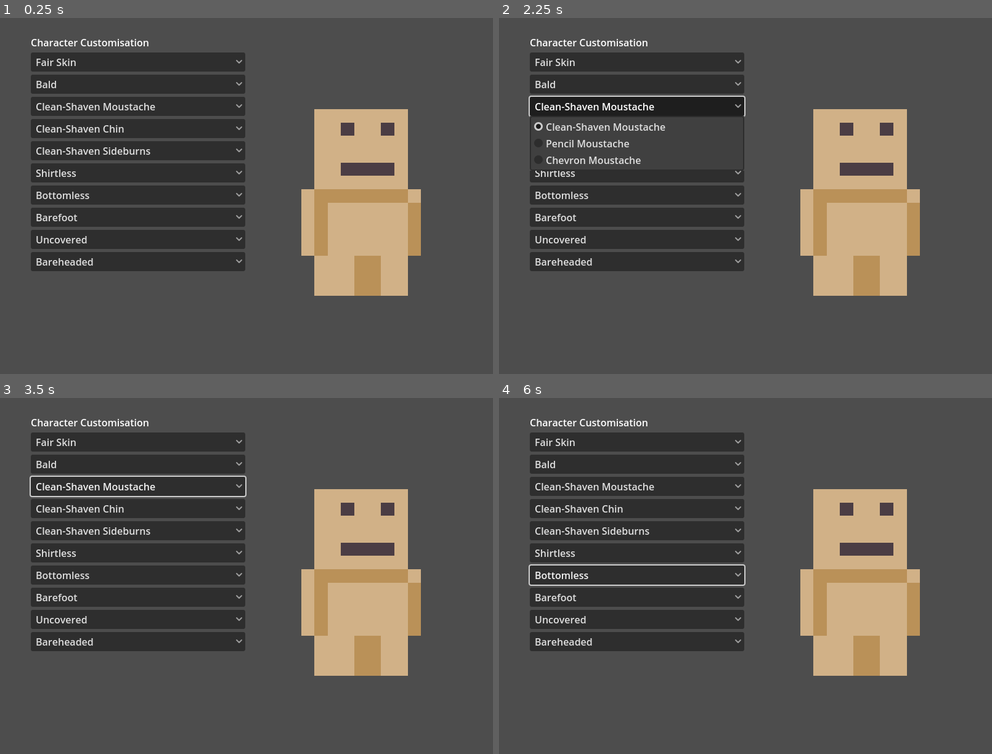
Above: before the commit, frames 1-4 (two rows, left to right).
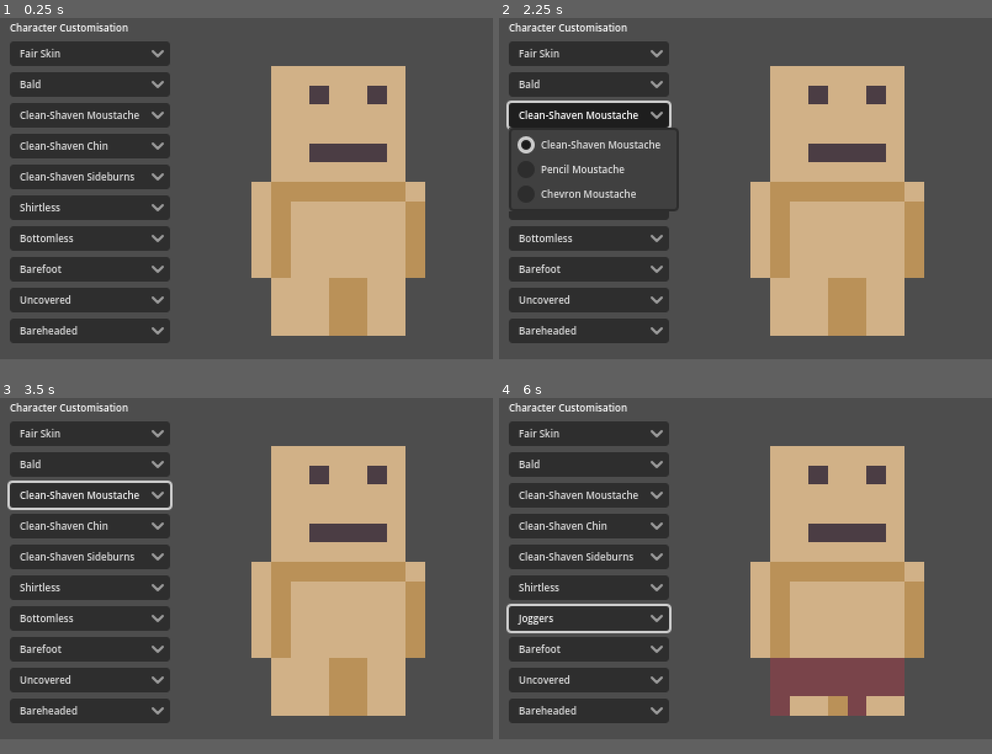
Above: after the commit, the same moments.

Repository: guilhermenevesxyz/project-king
Game: Godot game, scene res://scenes/character_customisation.tscn
Two runs of this game, one before a commit and one after it. Both use one fixed random seed, a clock stepped at 60 frames per second and the inputs below.
Inputs:
- Up to frame 1 (0.25 s): no input
- Up to frame 2 (2.25 s): click "Fair Skin" at 0.5 s; click "Bald" at 1.25 s; click "Clean-Shaven Moustache" at 2 s
- Up to frame 3 (3.5 s): click "Clean-Shaven Chin" at 2.75 s
- Up to frame 4 (6 s): click "Clean-Shaven Sideburns" at 3.5 s; click "Shirtless" at 4.25 s; click "Bottomless" at 5 s; click "Barefoot" at 5.75 s
In our replay, the window is 800x600 before the commit and 800x576 after it. These sizes can differ from the game's own. Grey fills any space a smaller window leaves; there, only what the larger window draws over its background counts as a difference.

The runs differ from the first frame. In frame 1, 38% of the frame differs, in the area x 2-87%, y 1-92%; in frame 2, 35%; in frame 3, 38%; in frame 4, 39%, in the area x 1-87%, y 1-92%.

Commit message:
UI viewport adaptation

Diff:
--- a/project.godot
+++ b/project.godot
@@ -17,8 +17,10 @@
 
 [display]
 
-window/size/viewport_width=800
-window/size/viewport_height=600
+window/size/viewport_width=400
+window/size/viewport_height=288
+window/stretch/mode="viewport"
+window/stretch/aspect="expand"
 
 [rendering]
 
--- a/scenes/character_customisation.tscn
+++ b/scenes/character_customisation.tscn
@@ -1,34 +1,52 @@
-[gd_scene load_steps=3 format=3 uid="uid://n8f3s00a1x6f"]
+[gd_scene load_steps=5 format=3 uid="uid://n8f3s00a1x6f"]
 
 [ext_resource type="Texture2D" uid="uid://cgu3q3udjivl5" path="res://sprites/character/character_base_white.png" id="1_pgg6m"]
-[ext_resource type="Script" path="res://scenes/CharacterCustomisation.gd" id="1_u1lub"]
-
-[node name="Control" type="Control"]
+[ext_resource type="Script" path="res://scripts/CharacterCustomisation.gd" id="1_x1457"]
+[ext_resource type="Script" path="res://scripts/CustomisationCenteredMarginContainer.gd" id="2_eiqtp"]
+
+[sub_resource type="Theme" id="Theme_2cgc7"]
+Button/font_sizes/font_size = 8
+Label/font_sizes/font_size = 8
+PopupMenu/font_sizes/font_separator_size = 8
+PopupMenu/font_sizes/font_size = 8
+
+[node name="Node2D" type="Node2D"]
+
+[node name="Control" type="Control" parent="."]
 layout_mode = 3
 anchors_preset = 0
-script = ExtResource("1_u1lub")
-
-[node name="MarginContainer" type="MarginContainer" parent="."]
-offset_right = 800.0
-offset_bottom = 600.0
-theme_override_constants/margin_left = 50
-theme_override_constants/margin_top = 50
-theme_override_constants/margin_right = 50
-theme_override_constants/margin_bottom = 50
-
-[node name="HBoxContainer" type="HBoxContainer" parent="MarginContainer"]
-layout_mode = 2
-
-[node name="VBoxContainer" type="VBoxContainer" parent="MarginContainer/HBoxContainer"]
-layout_mode = 2
-size_flags_horizontal = 3
+offset_right = 40.0
+offset_bottom = 40.0
+theme = SubResource("Theme_2cgc7")
+script = ExtResource("1_x1457")
+
+[node name="MarginContainer" type="MarginContainer" parent="Control"]
+layout_mode = 0
+offset_right = 400.0
+offset_bottom = 288.0
+size_flags_horizontal = 3
+size_flags_vertical = 3
+theme_override_constants/margin_left = 8
+theme_override_constants/margin_top = 8
+theme_override_constants/margin_right = 8
+theme_override_constants/margin_bottom = 8
+script = ExtResource("2_eiqtp")
+
+[node name="HBoxContainer" type="HBoxContainer" parent="Control/MarginContainer"]
+layout_mode = 2
+alignment = 1
+
+[node name="VBoxContainer" type="VBoxContainer" parent="Control/MarginContainer/HBoxContainer"]
+layout_mode = 2
+size_flags_horizontal = 4
+size_flags_vertical = 4
 theme_override_constants/separation = 5
 
-[node name="Label" type="Label" parent="MarginContainer/HBoxContainer/VBoxContainer"]
+[node name="Label" type="Label" parent="Control/MarginContainer/HBoxContainer/VBoxContainer"]
 layout_mode = 2
 text = "Character Customisation"
 
-[node name="Skin" type="OptionButton" parent="MarginContainer/HBoxContainer/VBoxContainer"]
+[node name="Skin" type="OptionButton" parent="Control/MarginContainer/HBoxContainer/VBoxContainer"]
 layout_mode = 2
 item_count = 2
 selected = 0
@@ -37,7 +55,7 @@
 popup/item_1/text = "Dark Skin"
 popup/item_1/id = 1
 
-[node name="Hair" type="OptionButton" parent="MarginContainer/HBoxContainer/VBoxContainer"]
+[node name="Hair" type="OptionButton" parent="Control/MarginContainer/HBoxContainer/VBoxContainer"]
 layout_mode = 2
 item_count = 5
 selected = 0
@@ -52,7 +70,7 @@
 popup/item_4/text = "Long Hair"
 popup/item_4/id = 4
 
-[node name="Moustache" type="OptionButton" parent="MarginContainer/HBoxContainer/VBoxContainer"]
+[node name="Moustache" type="OptionButton" parent="Control/MarginContainer/HBoxContainer/VBoxContainer"]
 layout_mode = 2
 item_count = 3
 selected = 0
@@ -63,7 +81,7 @@
 popup/item_2/text = "Chevron Moustache"
 popup/item_2/id = 2
 
-[node name="Chin" type="OptionButton" parent="MarginContainer/HBoxContainer/VBoxContainer"]
+[node name="Chin" type="OptionButton" parent="Control/MarginContainer/HBoxContainer/VBoxContainer"]
 layout_mode = 2
 item_count = 4
 selected = 0
@@ -76,7 +94,7 @@
 popup/item_3/text = "Chin Puff"
 popup/item_3/id = 3
 
-[node name="Sideburns" type="OptionButton" parent="MarginContainer/HBoxContainer/VBoxContainer"]
+[node name="Sideburns" type="OptionButton" parent="Control/MarginContainer/HBoxContainer/VBoxContainer"]
 layout_mode = 2
 item_count = 3
 selected = 0
@@ -87,7 +105,7 @@
 popup/item_2/text = "Mutton Chops"
 popup/item_2/id = 2
 
-[node name="Shirt" type="OptionButton" parent="MarginContainer/HBoxContainer/VBoxContainer"]
+[node name="Shirt" type="OptionButton" parent="Control/MarginContainer/HBoxContainer/VBoxContainer"]
 layout_mode = 2
 item_count = 4
 selected = 0
@@ -100,7 +118,7 @@
 popup/item_3/text = "Crop Top"
 popup/item_3/id = 3
 
-[node name="Trousers" type="OptionButton" parent="MarginContainer/HBoxContainer/VBoxContainer"]
+[node name="Trousers" type="OptionButton" parent="Control/MarginContainer/HBoxContainer/VBoxContainer"]
 layout_mode = 2
 item_count = 7
 selected = 0
@@ -119,7 +137,7 @@
 popup/item_6/text = "Denim Shorts"
 popup/item_6/id = 6
 
-[node name="Shoes" type="OptionButton" parent="MarginContainer/HBoxContainer/VBoxContainer"]
+[node name="Shoes" type="OptionButton" parent="Control/MarginContainer/HBoxContainer/VBoxContainer"]
 layout_mode = 2
 item_count = 3
 selected = 0
@@ -130,7 +148,7 @@
 popup/item_2/text = "Oxford Shoes"
 popup/item_2/id = 2
 
-[node name="Outerwear" type="OptionButton" parent="MarginContainer/HBoxContainer/VBoxContainer"]
+[node name="Outerwear" type="OptionButton" parent="Control/MarginContainer/HBoxContainer/VBoxContainer"]
 layout_mode = 2
 item_count = 7
 selected = 0
@@ -149,7 +167,7 @@
 popup/item_6/text = "Vest"
 popup/item_6/id = 6
 
-[node name="Hat" type="OptionButton" parent="MarginContainer/HBoxContainer/VBoxContainer"]
+[node name="Hat" type="OptionButton" parent="Control/MarginContainer/HBoxContainer/VBoxContainer"]
 layout_mode = 2
 item_count = 7
 selected = 0
@@ -168,79 +186,71 @@
 popup/item_6/text = "Straw Hat"
 popup/item_6/id = 6
 
-[node name="Character" type="Control" parent="MarginContainer/HBoxContainer"]
-layout_mode = 2
-size_flags_horizontal = 3
-
-[node name="Body" type="TextureRect" parent="MarginContainer/HBoxContainer/Character"]
-layout_mode = 0
-offset_right = 346.0
-offset_bottom = 500.0
+[node name="Character" type="MarginContainer" parent="Control/MarginContainer/HBoxContainer"]
+layout_mode = 2
+size_flags_horizontal = 3
+
+[node name="Body" type="TextureRect" parent="Control/MarginContainer/HBoxContainer/Character"]
+layout_mode = 2
 size_flags_horizontal = 3
 texture = ExtResource("1_pgg6m")
 stretch_mode = 5
 
-[node name="Shirt" type="TextureRect" parent="MarginContainer/HBoxContainer/Character"]
-offset_right = 346.0
-offset_bottom = 500.0
-size_flags_horizontal = 3
-stretch_mode = 5
-
-[node name="Trousers" type="TextureRect" parent="MarginContainer/HBoxContainer/Character"]
-offset_right = 346.0
-offset_bottom = 500.0
-size_flags_horizontal = 3
-stretch_mode = 5
-
-[node name="Outerwear" type="TextureRect" parent="MarginContainer/HBoxContainer/Character"]
-offset_right = 346.0
-offset_bottom = 500.0
-size_flags_horizontal = 3
-stretch_mode = 5
-
-[node name="Shoes" type="TextureRect" parent="MarginContainer/HBoxContainer/Character"]
-offset_right = 346.0
-offset_bottom = 500.0
-size_flags_horizontal = 3
-stretch_mode = 5
-
-[node name="Hair" type="TextureRect" parent="MarginContainer/HBoxContainer/Character"]
-offset_right = 346.0
-offset_bottom = 500.0
-size_flags_horizontal = 3
-stretch_mode = 5
-
-[node name="Hat" type="TextureRect" parent="MarginContainer/HBoxContainer/Character"]
-offset_right = 346.0
-offset_bottom = 500.0
-size_flags_horizontal = 3
-stretch_mode = 5
-
-[node name="Moustache" type="TextureRect" parent="MarginContainer/HBoxContainer/Character"]
-offset_right = 346.0
-offset_bottom = 500.0
-size_flags_horizontal = 3
-stretch_mode = 5
-
-[node name="Chin" type="TextureRect" parent="MarginContainer/HBoxContainer/Character"]
-offset_right = 346.0
-offset_bottom = 500.0
-size_flags_horizontal = 3
-stretch_mode = 5
-
-[node name="Sideburns" type="TextureRect" parent="MarginContainer/HBoxContainer/Character"]
-offset_right = 346.0
-offset_bottom = 500.0
-size_flags_horizontal = 3
-stretch_mode = 5
-
-[connection signal="item_selected" from="MarginContainer/HBoxContainer/VBoxContainer/Skin" to="." method="_on_skin_item_selected"]
-[connection signal="item_selected" from="MarginContainer/HBoxContainer/VBoxContainer/Hair" to="." method="_on_hair_item_selected"]
-[connection signal="item_selected" from="MarginContainer/HBoxContainer/VBoxContainer/Moustache" to="." method="_on_moustache_item_selected"]
-[connection signal="item_selected" from="MarginContainer/HBoxContainer/VBoxContainer/Chin" to="." method="_on_chin_item_selected"]
-[connection signal="item_selected" from="MarginContainer/HBoxContainer/VBoxContainer/Sideburns" to="." method="_on_sideburns_item_selected"]
-[connection signal="item_selected" from="MarginContainer/HBoxContainer/VBoxContainer/Shirt" to="." method="_on_shirt_item_selected"]
-[connection signal="item_selected" from="MarginContainer/HBoxContainer/VBoxContainer/Trousers" to="." method="_on_trousers_item_selected"]
-[connection signal="item_selected" from="MarginContainer/HBoxContainer/VBoxContainer/Shoes" to="." method="_on_shoes_item_selected"]
-[connection signal="item_selected" from="MarginContainer/HBoxContainer/VBoxContainer/Outerwear" to="." method="_on_outerwear_item_selected"]
-[connection signal="item_selected" from="MarginContainer/HBoxContainer/VBoxContainer/Hat" to="." method="_on_hat_item_selected"]
+[node name="Shirt" type="TextureRect" parent="Control/MarginContainer/HBoxContainer/Character"]
+layout_mode = 2
+size_flags_horizontal = 3
+stretch_mode = 5
+
+[node name="Trousers" type="TextureRect" parent="Control/MarginContainer/HBoxContainer/Character"]
+layout_mode = 2
+size_flags_horizontal = 3
+stretch_mode = 5
+
+[node name="Outerwear" type="TextureRect" parent="Control/MarginContainer/HBoxContainer/Character"]
+layout_mode = 2
+size_flags_horizontal = 3
+stretch_mode = 5
+
+[node name="Shoes" type="TextureRect" parent="Control/MarginContainer/HBoxContainer/Character"]
+layout_mode = 2
+size_flags_horizontal = 3
+stretch_mode = 5
+
+[node name="Hair" type="TextureRect" parent="Control/MarginContainer/HBoxContainer/Character"]
+layout_mode = 2
+size_flags_horizontal = 3
+stretch_mode = 5
+
+[node name="Hat" type="TextureRect" parent="Control/MarginContainer/HBoxContainer/Character"]
+layout_mode = 2
+size_flags_horizontal = 3
+stretch_mode = 5
+
+[node name="Moustache" type="TextureRect" parent="Control/MarginContainer/HBoxContainer/Character"]
+layout_mode = 2
+size_flags_horizontal = 3
+stretch_mode = 5
+
+[node name="Chin" type="TextureRect" parent="Control/MarginContainer/HBoxContainer/Character"]
+layout_mode = 2
+size_flags_horizontal = 3
+stretch_mode = 5
+
+[node name="Sideburns" type="TextureRect" parent="Control/MarginContainer/HBoxContainer/Character"]
+layout_mode = 2
+size_flags_horizontal = 3
+stretch_mode = 5
+
+[node name="Camera2D" type="Camera2D" parent="."]
+anchor_mode = 0
+
+[connection signal="item_selected" from="Control/MarginContainer/HBoxContainer/VBoxContainer/Skin" to="Control" method="_on_skin_item_selected"]
+[connection signal="item_selected" from="Control/MarginContainer/HBoxContainer/VBoxContainer/Hair" to="Control" method="_on_hair_item_selected"]
+[connection signal="item_selected" from="Control/MarginContainer/HBoxContainer/VBoxContainer/Moustache" to="Control" method="_on_moustache_item_selected"]
+[connection signal="item_selected" from="Control/MarginContainer/HBoxContainer/VBoxContainer/Chin" to="Control" method="_on_chin_item_selected"]
+[connection signal="item_selected" from="Control/MarginContainer/HBoxContainer/VBoxContainer/Sideburns" to="Control" method="_on_sideburns_item_selected"]
+[connection signal="item_selected" from="Control/MarginContainer/HBoxContainer/VBoxContainer/Shirt" to="Control" method="_on_shirt_item_selected"]
+[connection signal="item_selected" from="Control/MarginContainer/HBoxContainer/VBoxContainer/Trousers" to="Control" method="_on_trousers_item_selected"]
+[connection signal="item_selected" from="Control/MarginContainer/HBoxContainer/VBoxContainer/Shoes" to="Control" method="_on_shoes_item_selected"]
+[connection signal="item_selected" from="Control/MarginContainer/HBoxContainer/VBoxContainer/Outerwear" to="Control" method="_on_outerwear_item_selected"]
+[connection signal="item_selected" from="Control/MarginContainer/HBoxContainer/VBoxContainer/Hat" to="Control" method="_on_hat_item_selected"]
--- /dev/null
+++ b/scripts/CustomisationCenteredMarginContainer.gd
@@ -0,0 +1,4 @@
+extends MarginContainer
+
+func _process(_delta):
+	self.set_size(Vector2(self.get_viewport_rect().size.x, self.get_viewport_rect().size.y))
Renamed: scenes/CharacterCustomisation.gd -> scripts/CharacterCustomisation.gd
